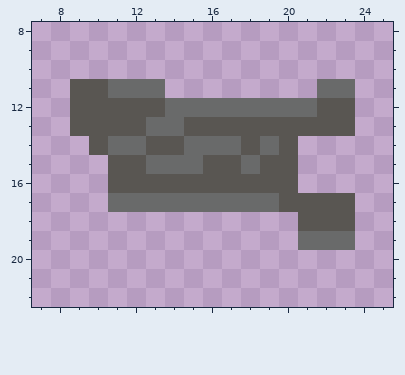
Two versions of one pixel-art sprite, sprites/player/Arma/arma1.png. That is the earlier state.
The file is 32x32 pixels. Shown: x 7..25, y 8..22. The old version is drawn lined up with the new one.
The same view after the edit:
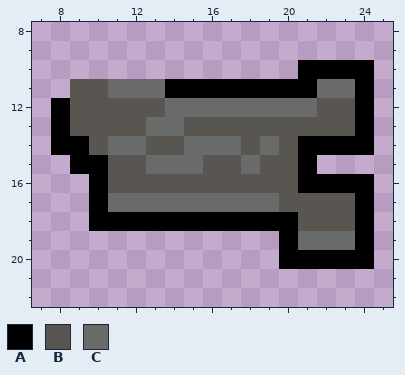
Palette (. is transparent): A #000000  B #595652  C #696a6a
Edits made:
{"change": "whole drawing moved by -7,-7 (the old picture is shown already moved)"}
{"y":10,"x":21,"old":"....","new":"AAAA"}
{"y":11,"x":14,"old":"........","new":"AAAAAAAA"}
{"y":11,"x":24,"old":".","new":"A"}
{"y":12,"x":8,"old":".","new":"A"}
{"y":12,"x":24,"old":".","new":"A"}
{"y":13,"x":8,"old":".","new":"A"}
{"y":13,"x":24,"old":".","new":"A"}
{"y":14,"x":8,"old":"..","new":"AA"}
{"y":14,"x":21,"old":"....","new":"AAAA"}
{"y":15,"x":9,"old":"..","new":"AA"}
{"y":15,"x":21,"old":".","new":"A"}
{"y":16,"x":10,"old":".","new":"A"}
{"y":16,"x":21,"old":"....","new":"AAAA"}
{"y":17,"x":10,"old":".","new":"A"}
{"y":17,"x":24,"old":".","new":"A"}
{"y":18,"x":10,"old":"...........","new":"AAAAAAAAAAA"}
{"y":18,"x":24,"old":".","new":"A"}
{"y":19,"x":20,"old":".","new":"A"}
{"y":19,"x":24,"old":".","new":"A"}
{"y":20,"x":20,"old":".....","new":"AAAAA"}
{"label":"added","picture_box":[51,60,374,269]}
